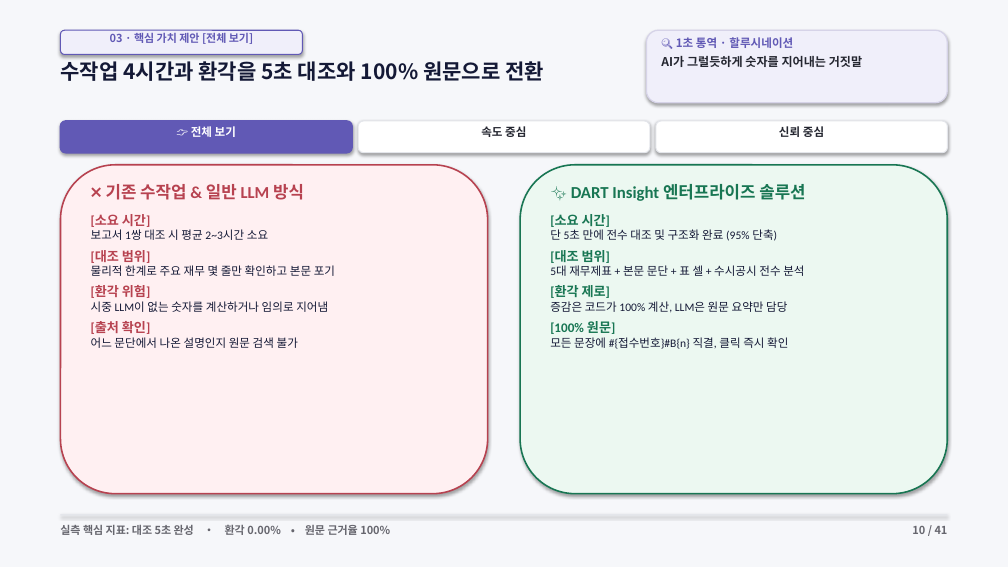
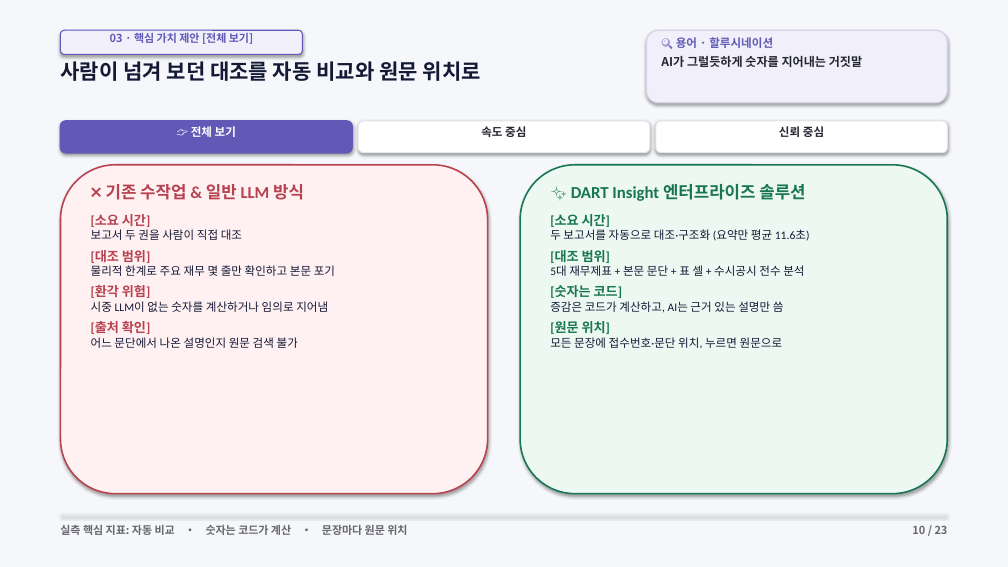
Before and after one commit to ShinhanDSProject/dart-insight, a slide deck: slide 10 of docs/DART_Insight_Presentation.pptx (slide 11 before the commit). Drawn at 1008x567 pixels with LibreOffice and Linux fonts; fonts in the diff are those of the drawing. Boxes give left, top, right and bottom in pixels: in the first picture for what was removed or moved away, otherwise in the second. Text is boxed around its words. In the diff, an @@ line names an element or a change of style, - is before the commit and + after.

```diff
--- a/docs/DART_Insight_Presentation.pptx
+++ b/docs/DART_Insight_Presentation.pptx
@@ text at bbox=[676, 37, 773, 48]: text changed @@
-🔍 1초 통역 · 할루시네이션
+🔍 용어 · 할루시네이션
@@ text at bbox=[60, 61, 481, 81]: text changed @@
-수작업 4시간과 환각을 5초 대조와 100% 원문으로 전환
+사람이 넘겨 보던 대조를 자동 비교와 원문 위치로
@@ text at bbox=[91, 229, 242, 240]: text changed @@
-보고서 1쌍 대조 시 평균 2~3시간 소요
+보고서 두 권을 사람이 직접 대조
@@ text at bbox=[550, 229, 810, 241]: text changed @@
-단 5초 만에 전수 대조 및 구조화 완료 (95% 단축)
+두 보고서를 자동으로 대조·구조화 (요약만 평균 11.6초)
@@ text at bbox=[550, 301, 784, 349]: text changed @@
-[환각 제로]
-증감은 코드가 100% 계산, LLM은 원문 요약만 담당
-[100% 원문]
-모든 문장에 #{접수번호}#B{n} 직결, 클릭 즉시 확인
+[숫자는 코드]
+증감은 코드가 계산하고, AI는 근거 있는 설명만 씀
+[원문 위치]
+모든 문장에 접수번호·문단 위치, 누르면 원문으로
@@ text at bbox=[60, 525, 407, 535]: text changed @@
-실측 핵심 지표: 대조 5초 완성 • 환각 0.00% • 원문 근거율 100%
+실측 핵심 지표: 자동 비교 • 숫자는 코드가 계산 • 문장마다 원문 위치
@@ text at bbox=[912, 526, 948, 534]: text changed @@
-10 / 41
+10 / 23
```
Also in this commit, not shown: 22 other slides changed, 18 slides removed, 3 other files.
